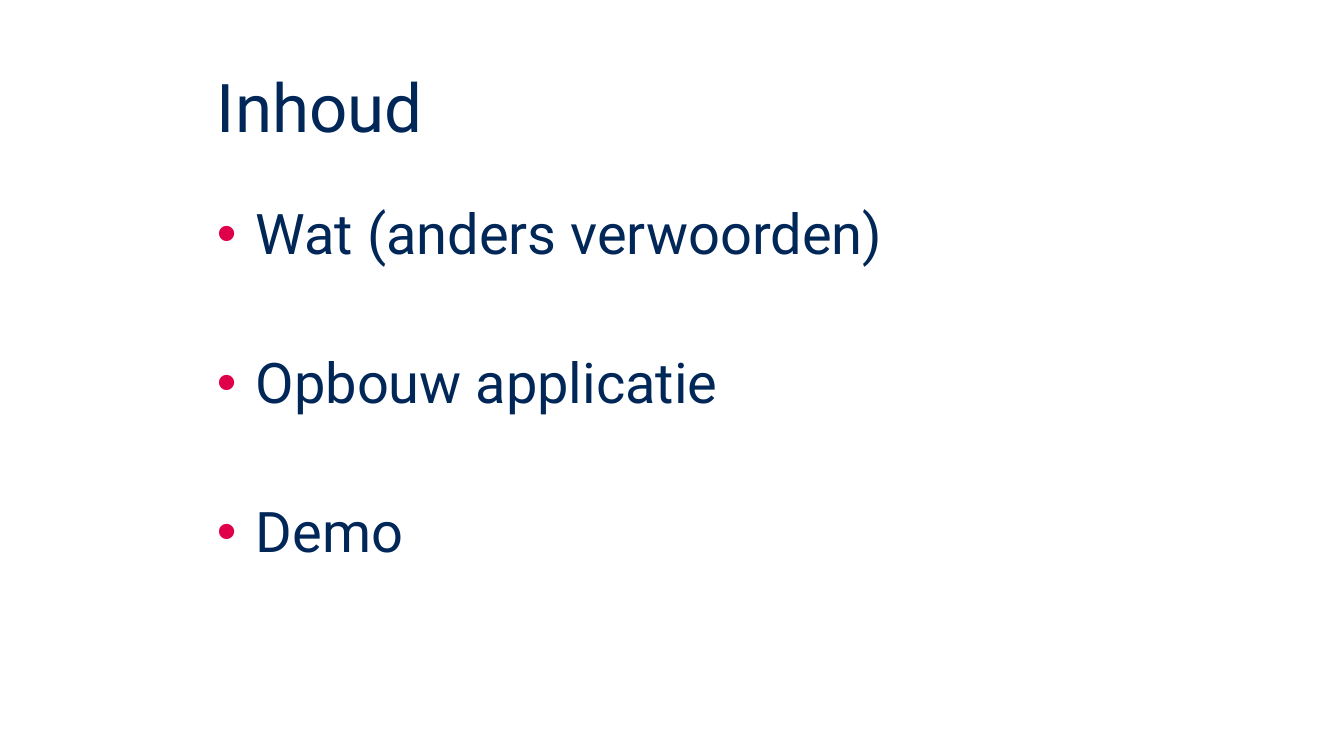
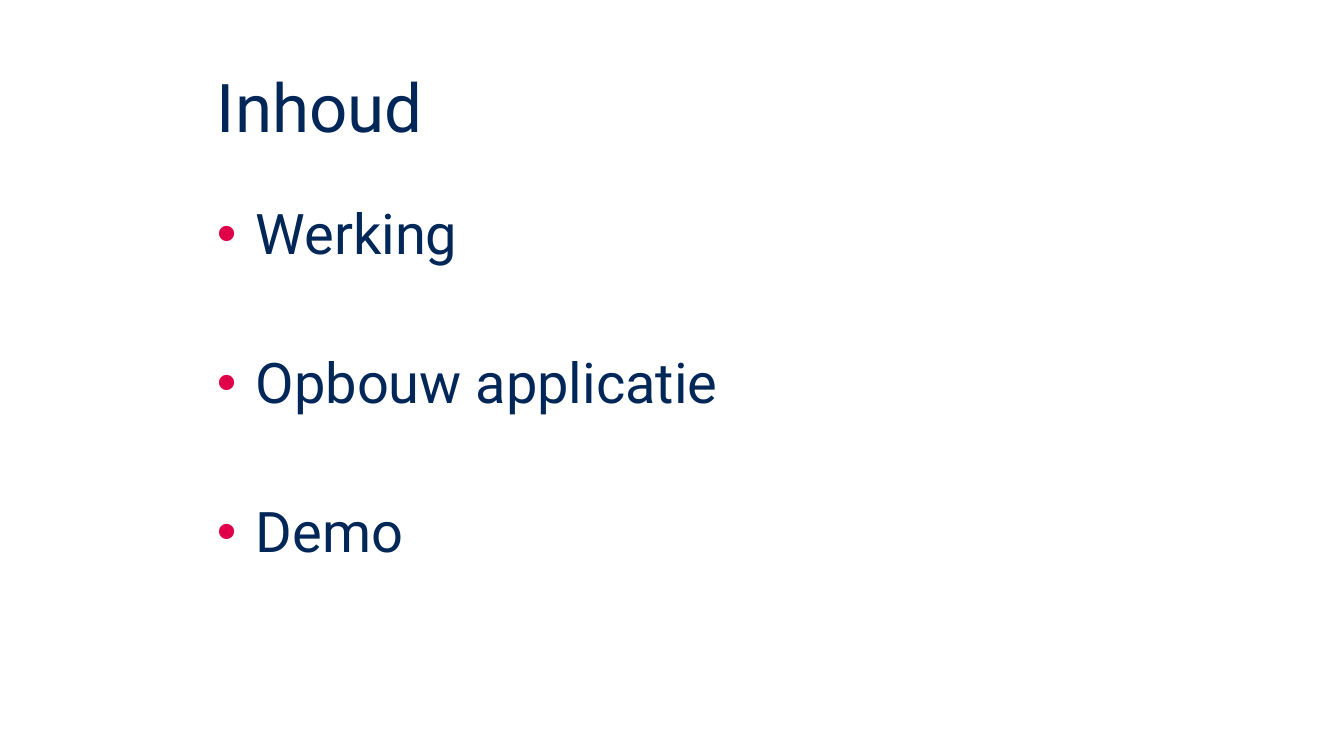
Before and after one commit to jensMole/MobieleApp, a slide deck: slide 2 of Documenten/Mobiele app.pptx. Drawn at 1344x756 pixels with LibreOffice and Linux fonts; fonts in the diff are those of the drawing; background and template pictures are left out. Boxes give left, top, right and bottom in pixels: in the first picture for what was removed or moved away, otherwise in the second. Text is boxed around its words. In the diff, an @@ line names an element or a change of style, - is before the commit and + after.

```diff
--- a/Documenten/Mobiele app.pptx
+++ b/Documenten/Mobiele app.pptx
@@ text at <box>256,212,458,266</box>: text changed @@
-• Wat (anders verwoorden)
+• Werking
```
Also in this commit, not shown: 2 slides added, 2 slides removed, 1 other file.
